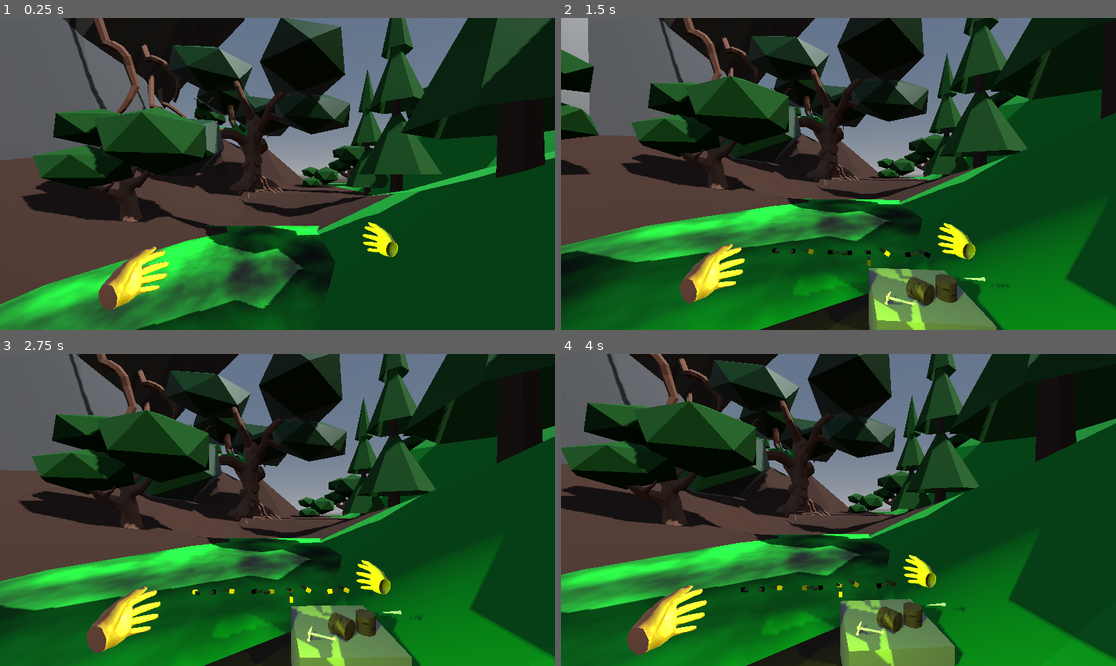
Above: before the commit, frames 1-4 (two rows, left to right).
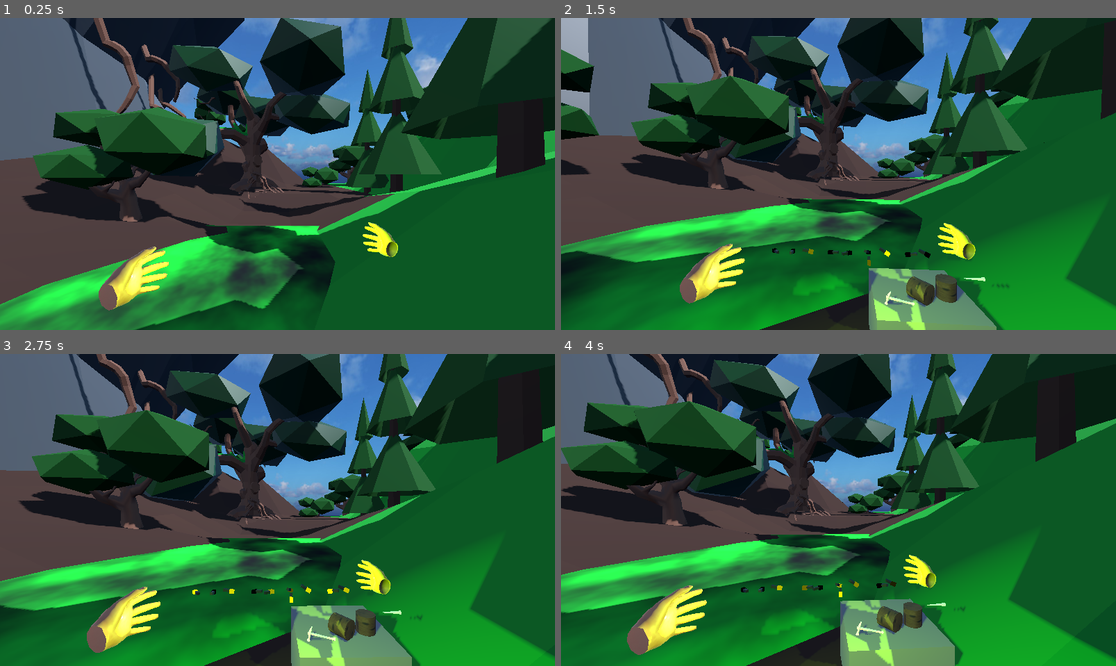
Above: after the commit, the same moments.

Repository: goatchurchprime/gamejamenchanted
Game: Godot game, scene res://main.tscn
Two runs of this game, one before a commit and one after it. Both use one fixed random seed, a clock stepped at 60 frames per second and the inputs below. Sound files missing from this copy of the repository are replaced by a short silence.
Inputs (mouse positions are in pixels of both pictures, inside the frame that each line leads up to):
- Up to frame 1 (0.25 s): no input
- Up to frame 2 (1.5 s): tap Enter (ui_accept) at 0.5, 0.77, 1.07 s; move the mouse to (866, 174) at 0.52 s; hold Up (ui_up) from 0.53 s (still down); tap R at 0.6 s; click (866, 174) at 0.67 s; move the mouse to (810, 174) at 1.27 s; tap 1 at 1.35 s
- Up to frame 3 (2.75 s): keep holding Up (ui_up); tap Enter (ui_accept) at 1.52, 1.82 s; move the mouse to (288, 503) at 2.02 s; tap 2 at 2.1 s
- Up to frame 4 (4 s): keep holding Up (ui_up); move the mouse to (832, 516) at 2.77 s; tap 3 at 2.85 s; click (832, 516) at 2.92 s; tap Enter (ui_accept) at 3.02, 3.32, 3.77 s; move the mouse to (877, 513) at 3.52 s; tap 4 at 3.6 s

The runs differ from the first frame. In frame 1, 24% of the frame differs, in the area x 17-100%, y 0-100%; in frame 2, 26%; in frame 3, 29%; in frame 4, 30%, in the area x 11-100%, y 0-100%.

Commit message:
added in cloudy sky skybox

Diff:
--- a/enchantedtree/main.tscn
+++ b/enchantedtree/main.tscn
@@ -1,8 +1,9 @@
-[gd_scene load_steps=31 format=3 uid="uid://dv4xkidmcyi4k"]
+[gd_scene load_steps=32 format=3 uid="uid://dv4xkidmcyi4k"]
 
 [ext_resource type="Script" uid="uid://bvum7luk40mft" path="res://main.gd" id="1_dg77c"]
 [ext_resource type="Script" uid="uid://boe4rm0qcksye" path="res://addons/godot-xr-tools/staging/staging.gd" id="2_82xsv"]
 [ext_resource type="PackedScene" uid="uid://ccxxjdxanad7i" path="res://Player.tscn" id="3_4c57u"]
+[ext_resource type="Texture2D" uid="uid://et1u8y28sujq" path="res://images/AllSkyFree_Sky_EpicBlueSunset_Equirect.jpg" id="4_cegan"]
 [ext_resource type="PackedScene" uid="uid://b2q8j5joqb61m" path="res://scenes/basic_floor_blockout.tscn" id="4_ycdy4"]
 [ext_resource type="PackedScene" uid="uid://m8ppw3hq3qjm" path="res://scenes/original_igloo.tscn" id="5_w48qg"]
 [ext_resource type="Texture2D" uid="uid://buuuwdedrsvgg" path="res://images/treelightcookie1.png" id="8_2cqfq"]
@@ -19,10 +20,11 @@
 [ext_resource type="PackedScene" uid="uid://c2g55ovl013wd" path="res://resources/BlockoutDepression.glb" id="16_074og"]
 [ext_resource type="Texture2D" uid="uid://crgoctai5mx5r" path="res://images/Wood075_1K-JPG/Wood075_1K-JPG_Roughness2.jpg" id="16_getpj"]
 
-[sub_resource type="ProceduralSkyMaterial" id="ProceduralSkyMaterial_1bvp3"]
+[sub_resource type="PanoramaSkyMaterial" id="PanoramaSkyMaterial_82xsv"]
+panorama = ExtResource("4_cegan")
 
 [sub_resource type="Sky" id="Sky_lquwl"]
-sky_material = SubResource("ProceduralSkyMaterial_1bvp3")
+sky_material = SubResource("PanoramaSkyMaterial_82xsv")
 
 [sub_resource type="Environment" id="Environment_h2yge"]
 background_mode = 2
Binary file added: enchantedtree/images/AllSkyFree_Sky_EpicBlueSunset_Equirect.jpg
Not shown, added: enchantedtree/images/AllSkyFree_Sky_EpicBlueSunset_Equirect.jpg.import
